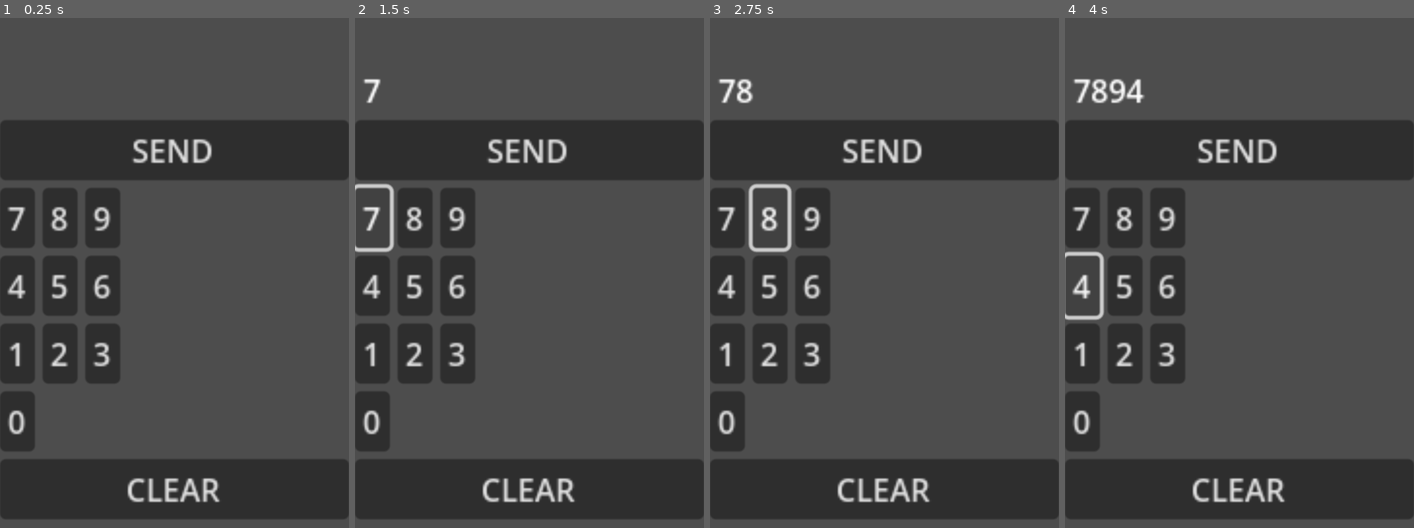
Above: before the commit, frames 1-4 (left to right).
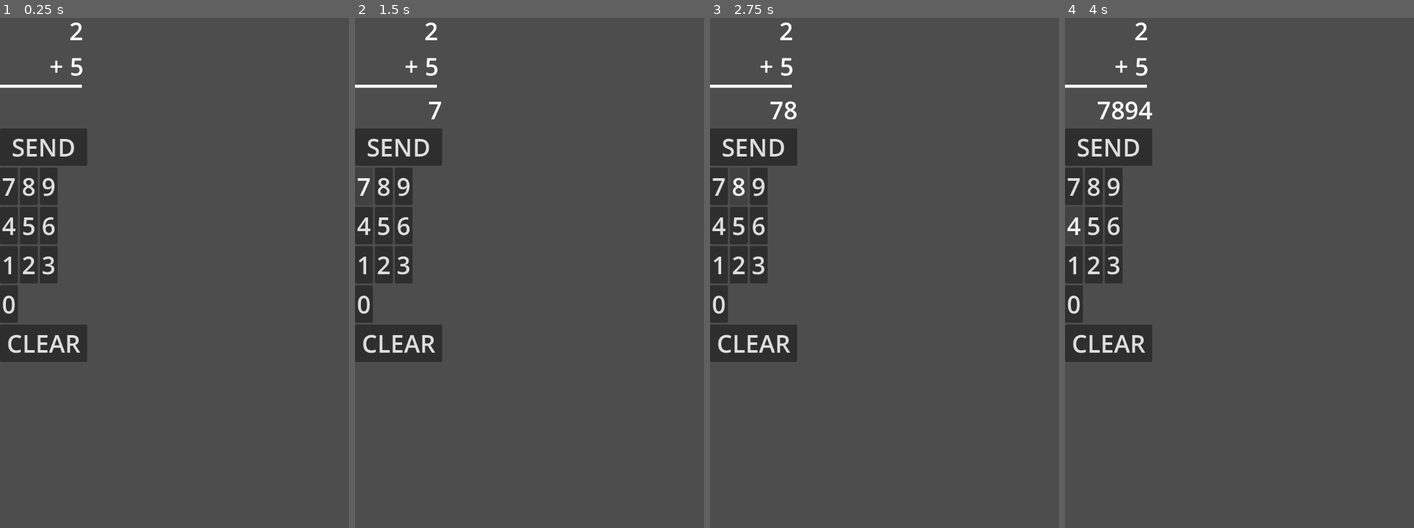
Above: after the commit, the same moments.

Repository: michaeljosephpurdy/ludumdare51
Game: Godot game, scene res://main_scene.tscn
The game is run twice, just before and just after one commit, with the same random seed, the same clock (stepped at 60 frames per second) and the same inputs. Before the commit the project starts from res://main.tscn.
Inputs:
- Up to frame 1 (0.25 s): no input
- Up to frame 2 (1.5 s): click "SEND" at 0.5 s; click "7" at 1.25 s
- Up to frame 3 (2.75 s): click "8" at 2 s
- Up to frame 4 (4 s): click "9" at 2.75 s; click "4" at 3.5 s

The runs differ from the first frame. In frame 1, 30% of the frame differs, in the area x 0-100%, y 0-99%; in frame 2, 30%; in frame 3, 30%; in frame 4, 31%.

Commit message:
Add keyboard input, add theme, rework math fact input

Diff:
--- a/input/Input.gd
+++ /dev/null
@@ -1,6 +0,0 @@
-extends Node
-
-signal fire
-
-func _input_submitted(number):
-	self.fire.emit(number)
--- a/input/input.tscn
+++ /dev/null
@@ -1,69 +0,0 @@
-[gd_scene load_steps=5 format=3 uid="uid://wr5kf0viohud"]
-
-[ext_resource type="Script" path="res://input/Input.gd" id="1_6qnq5"]
-[ext_resource type="Script" path="res://input/InputContainer.gd" id="2_2aoob"]
-[ext_resource type="Script" path="res://input/10KeyContainer.gd" id="3_btr6u"]
-[ext_resource type="Script" path="res://input/CellKeyContainer.gd" id="4_h70he"]
-
-[node name="Input" type="Node2D"]
-script = ExtResource("1_6qnq5")
-
-[node name="InputContainer" type="VBoxContainer" parent="."]
-offset_right = 180.0
-offset_bottom = 213.0
-scale = Vector2(4, 4)
-size_flags_horizontal = 3
-size_flags_vertical = 3
-script = ExtResource("2_2aoob")
-
-[node name="Submitted" type="Label" parent="InputContainer"]
-layout_mode = 2
-offset_right = 180.0
-offset_bottom = 23.0
-
-[node name="Current" type="Label" parent="InputContainer"]
-layout_mode = 2
-offset_top = 27.0
-offset_right = 180.0
-offset_bottom = 50.0
-
-[node name="Submit" type="Button" parent="InputContainer"]
-layout_mode = 2
-offset_top = 54.0
-offset_right = 180.0
-offset_bottom = 85.0
-text = "SEND"
-
-[node name="HBoxContainer" type="HBoxContainer" parent="InputContainer"]
-layout_mode = 2
-offset_top = 89.0
-offset_right = 180.0
-offset_bottom = 89.0
-theme_override_constants/separation = 5
-
-[node name="TenKeyContainer" type="GridContainer" parent="InputContainer/HBoxContainer"]
-visible = false
-layout_mode = 2
-offset_left = 61.0
-offset_right = 61.0
-offset_bottom = 40.0
-columns = 3
-script = ExtResource("3_btr6u")
-
-[node name="CalcKeyContainer" type="GridContainer" parent="InputContainer/HBoxContainer"]
-layout_mode = 2
-columns = 3
-script = ExtResource("4_h70he")
-
-[node name="Clear" type="Button" parent="InputContainer"]
-layout_mode = 2
-offset_top = 93.0
-offset_right = 180.0
-offset_bottom = 124.0
-text = "CLEAR"
-
-[connection signal="submitted_input" from="InputContainer" to="." method="_input_submitted"]
-[connection signal="pressed" from="InputContainer/Submit" to="InputContainer" method="_on_submit_pressed"]
-[connection signal="number_selected" from="InputContainer/HBoxContainer/TenKeyContainer" to="InputContainer" method="_on_key_container_number_selected"]
-[connection signal="number_selected" from="InputContainer/HBoxContainer/CalcKeyContainer" to="InputContainer" method="_on_key_container_number_selected"]
-[connection signal="pressed" from="InputContainer/Clear" to="InputContainer" method="_on_clear_pressed"]
--- a/input/numeric_button.tscn
+++ /dev/null
@@ -1,9 +0,0 @@
-[gd_scene load_steps=2 format=3]
-
-[ext_resource type="Script" path="res://input/NumericButton.gd" id="1_cyh5y"]
-
-[node name="NumericButton" type="Button"]
-offset_right = 98.0
-offset_bottom = 98.0
-scale = Vector2(8, 8)
-script = ExtResource("1_cyh5y")
--- a/main.tscn
+++ /dev/null
@@ -1,8 +0,0 @@
-[gd_scene load_steps=2 format=3 uid="uid://bxd15fudmwn1i"]
-
-[ext_resource type="PackedScene" uid="uid://wr5kf0viohud" path="res://input/input.tscn" id="1_0s0bw"]
-
-[node name="Game" type="Node2D"]
-
-[node name="Input" parent="." instance=ExtResource("1_0s0bw")]
-position = Vector2(0, 3)
--- /dev/null
+++ b/main_scene.tscn
@@ -0,0 +1,7 @@
+[gd_scene load_steps=2 format=3 uid="uid://n6sij2l5qr2s"]
+
+[ext_resource type="PackedScene" uid="uid://i2we5e05s153" path="res://scenes/math-fact/math-fact-scene.tscn" id="1_k0jyn"]
+
+[node name="MainScene" type="Node2D"]
+
+[node name="MathFactScene" parent="." instance=ExtResource("1_k0jyn")]
--- a/project.godot
+++ b/project.godot
@@ -11,7 +11,7 @@
 [application]
 
 config/name="ldcompo"
-run/main_scene="res://main.tscn"
+run/main_scene="res://main_scene.tscn"
 config/features=PackedStringArray("4.0", "Vulkan Mobile")
 config/icon="res://icon.svg"
 
@@ -21,6 +21,14 @@
 window/size/viewport_height=1080
 window/handheld/orientation=1
 
+[input]
+
+ONE={
+"deadzone": 0.5,
+"events": [Object(InputEventKey,"resource_local_to_scene":false,"resource_name":"","device":-1,"window_id":0,"alt_pressed":false,"shift_pressed":false,"ctrl_pressed":false,"meta_pressed":false,"pressed":false,"keycode":0,"physical_keycode":49,"unicode":49,"echo":false,"script":null)
+]
+}
+
 [rendering]
 
 vulkan/rendering/back_end=1
--- /dev/null
+++ b/scenes/math-fact/MathFact.gd
@@ -0,0 +1,26 @@
+extends Node2D
+
+var expected_answer: int
+var first_operand: int
+var second_operand: int
+const operator: String = '+'
+
+
+func _ready():
+	new_fact()
+
+
+func _process(delta):
+	pass
+
+
+func new_fact():
+	first_operand = randi() % 10
+	second_operand = randi() % 10
+	$VBoxContainer/TopNumber.set_text(str(first_operand))
+	$VBoxContainer/BottomNumber.set_text('+ ' + str(second_operand))
+	expected_answer = first_operand + second_operand
+
+
+func is_correct_answer(answer):
+	return expected_answer == answer
--- a/input/10KeyContainer.gd
+++ b/scenes/math-fact/input/10KeyContainer.gd
@@ -1,9 +1,9 @@
 extends GridContainer
 
-signal number_selected
+signal number_selected(number)
 
 @onready
-var button_scene = preload('res://input/numeric_button.tscn')
+var button_scene = preload('res://scenes/math-fact/input/numeric_button.tscn')
 
 func _ready():
 	for i in range(1, 10):
@@ -23,4 +23,4 @@
 
 
 func emit_to_parent(number):
-	emit_signal('number_selected', number)
+	number_selected.emit(number)
--- a/input/CellKeyContainer.gd
+++ b/scenes/math-fact/input/CellKeyContainer.gd
@@ -1,9 +1,9 @@
 extends GridContainer
 
-signal number_selected
+signal number_selected(number)
 
 @onready
-var button_scene = preload('res://input/numeric_button.tscn')
+var button_scene = preload('res://scenes/math-fact/input/numeric_button.tscn')
 
 func _ready():
 	for i in range(7, 10):
--- /dev/null
+++ b/scenes/math-fact/input/Input.gd
@@ -0,0 +1,80 @@
+extends Node
+
+signal input_submitted
+
+const SPACE_STRING = ' '
+const EMPTY_STRING = ''
+
+const VALID_KEYS = [
+	KEY_0,	KEY_1,	KEY_2,	KEY_3,
+	KEY_4,	KEY_5,	KEY_6,
+	KEY_7,	KEY_8,	KEY_9,
+	KEY_ENTER,
+	KEY_BACKSPACE,
+]
+
+const KEY_VALUE_MAP = {
+	KEY_0: 0,
+	KEY_1: 1,
+	KEY_2: 2,
+	KEY_3: 3,
+	KEY_4: 4,
+	KEY_5: 5,
+	KEY_6: 6,
+	KEY_7: 7,
+	KEY_8: 8,
+	KEY_9: 9,
+	KEY_ENTER: 'SUBMIT',
+	KEY_BACKSPACE: 'CLEAR',
+}
+
+var inputString: String
+
+
+func _ready():
+	$InputContainer/Current.set_text(EMPTY_STRING)
+
+
+func _process(delta):
+	$InputContainer/Current.set_text(inputString)
+
+
+
+func _input(ev):
+	if not ev is InputEventKey or not KEY_VALUE_MAP.has(ev.keycode):
+		return
+	if ev.echo or not ev.pressed:
+		return
+	print(ev)
+	if ev.keycode == KEY_ENTER:
+		return _on_submit_pressed()
+	if ev.keycode == KEY_BACKSPACE:
+		print('clear')
+		return _on_clear_pressed()
+	var number = KEY_VALUE_MAP.get(ev.keycode)
+	_on_number_selected(number)
+	print('pressed ' + str(number))
+
+
+func _input_submitted(number):
+	print('submitted')
+	self.input_submitted.emit(number)
+
+
+func _on_submit_pressed():
+	$InputContainer/Submit.release_focus()
+	if (inputString == SPACE_STRING or inputString == EMPTY_STRING):
+		return
+	var input = inputString.to_int()
+	self.input_submitted.emit(input)
+	_on_clear_pressed()
+
+
+func _on_number_selected(number):
+	inputString += str(number)
+
+
+func _on_clear_pressed():
+	$InputContainer/Clear.release_focus()
+	inputString = SPACE_STRING
+	print('cleared ' + inputString)
--- a/input/NumericButton.gd
+++ b/scenes/math-fact/input/NumericButton.gd
@@ -5,3 +5,7 @@
 
 func _ready():
 	self.text = str(number)
+	pressed.connect(_button_pressed)
+
+func _button_pressed():
+	release_focus()
--- /dev/null
+++ b/scenes/math-fact/input/input.tscn
@@ -0,0 +1,68 @@
+[gd_scene load_steps=5 format=3 uid="uid://26u5sn70rvy5"]
+
+[ext_resource type="Script" path="res://scenes/math-fact/input/Input.gd" id="1_yjo6d"]
+[ext_resource type="Theme" uid="uid://bkd5mi3gx2dp0" path="res://theme.tres" id="2_wnvt5"]
+[ext_resource type="Script" path="res://scenes/math-fact/input/10KeyContainer.gd" id="3_lox0b"]
+[ext_resource type="Script" path="res://scenes/math-fact/input/CellKeyContainer.gd" id="4_wbl8b"]
+
+[node name="MathFactInput" type="Node2D"]
+script = ExtResource("1_yjo6d")
+
+[node name="InputContainer" type="VBoxContainer" parent="."]
+offset_right = 180.0
+offset_bottom = 213.0
+size_flags_horizontal = 3
+size_flags_vertical = 3
+theme = ExtResource("2_wnvt5")
+
+[node name="Submitted" type="Label" parent="InputContainer"]
+visible = false
+offset_right = 180.0
+offset_bottom = 23.0
+theme = ExtResource("2_wnvt5")
+
+[node name="Current" type="Label" parent="InputContainer"]
+offset_right = 180.0
+offset_bottom = 69.0
+theme = ExtResource("2_wnvt5")
+horizontal_alignment = 2
+
+[node name="Submit" type="Button" parent="InputContainer"]
+offset_top = 73.0
+offset_right = 180.0
+offset_bottom = 150.0
+theme = ExtResource("2_wnvt5")
+text = "SEND"
+
+[node name="HBoxContainer" type="HBoxContainer" parent="InputContainer"]
+offset_top = 154.0
+offset_right = 180.0
+offset_bottom = 154.0
+theme = ExtResource("2_wnvt5")
+theme_override_constants/separation = 5
+
+[node name="TenKeyContainer" type="GridContainer" parent="InputContainer/HBoxContainer"]
+visible = false
+offset_top = -4.0
+offset_right = 180.0
+offset_bottom = -4.0
+theme = ExtResource("2_wnvt5")
+columns = 3
+script = ExtResource("3_lox0b")
+
+[node name="CalcKeyContainer" type="GridContainer" parent="InputContainer/HBoxContainer"]
+theme = ExtResource("2_wnvt5")
+columns = 3
+script = ExtResource("4_wbl8b")
+
+[node name="Clear" type="Button" parent="InputContainer"]
+offset_top = 158.0
+offset_right = 180.0
+offset_bottom = 235.0
+theme = ExtResource("2_wnvt5")
+text = "CLEAR"
+
+[connection signal="pressed" from="InputContainer/Submit" to="." method="_on_submit_pressed"]
+[connection signal="number_selected" from="InputContainer/HBoxContainer/TenKeyContainer" to="." method="_on_number_selected"]
+[connection signal="number_selected" from="InputContainer/HBoxContainer/CalcKeyContainer" to="." method="_on_number_selected"]
+[connection signal="pressed" from="InputContainer/Clear" to="." method="_on_clear_pressed"]
--- /dev/null
+++ b/scenes/math-fact/input/numeric_button.tscn
@@ -0,0 +1,10 @@
+[gd_scene load_steps=3 format=3 uid="uid://dxyivlseat2j8"]
+
+[ext_resource type="Script" path="res://scenes/math-fact/input/NumericButton.gd" id="1_1yqm0"]
+[ext_resource type="Theme" uid="uid://bkd5mi3gx2dp0" path="res://theme.tres" id="1_ph6p1"]
+
+[node name="NumericButton" type="Button"]
+offset_right = 98.0
+offset_bottom = 98.0
+theme = ExtResource("1_ph6p1")
+script = ExtResource("1_1yqm0")
--- /dev/null
+++ b/scenes/math-fact/math-fact-scene.gd
@@ -0,0 +1,20 @@
+extends Node2D
+
+signal solved_problem
+signal failed_problem
+
+
+func _ready():
+	pass # Replace with function body.
+
+
+func _process(delta):
+	pass
+
+
+func _on_input_input_submitted(answer):
+	if not $MathFact.is_correct_answer(answer):
+		failed_problem.emit()
+		return
+	$MathFact.new_fact()
+	solved_problem.emit()
--- /dev/null
+++ b/scenes/math-fact/math-fact-scene.tscn
@@ -0,0 +1,15 @@
+[gd_scene load_steps=4 format=3 uid="uid://qnkfoolydd1d"]
+
+[ext_resource type="Script" path="res://scenes/math-fact/math-fact-scene.gd" id="1_bxbhc"]
+[ext_resource type="PackedScene" path="res://scenes/math-fact/problem.tscn" id="1_k0iyq"]
+[ext_resource type="PackedScene" uid="uid://26u5sn70rvy5" path="res://scenes/math-fact/input/input.tscn" id="2_sxuls"]
+
+[node name="MathFactScene" type="Node2D"]
+script = ExtResource("1_bxbhc")
+
+[node name="MathFact" parent="." instance=ExtResource("1_k0iyq")]
+
+[node name="Input" parent="." instance=ExtResource("2_sxuls")]
+position = Vector2(0, 163)
+
+[connection signal="input_submitted" from="Input" to="." method="_on_input_input_submitted"]
--- /dev/null
+++ b/scenes/math-fact/problem.tscn
@@ -0,0 +1,33 @@
+[gd_scene load_steps=3 format=3]
+
+[ext_resource type="Script" path="res://scenes/math-fact/MathFact.gd" id="1_kwoh7"]
+[ext_resource type="Theme" uid="uid://bkd5mi3gx2dp0" path="res://theme.tres" id="2_nyy1t"]
+
+[node name="MathFactProblem" type="Node2D"]
+script = ExtResource("1_kwoh7")
+
+[node name="VBoxContainer" type="VBoxContainer" parent="."]
+offset_right = 172.0
+offset_bottom = 151.0
+
+[node name="TopNumber" type="Label" parent="VBoxContainer"]
+layout_mode = 2
+offset_right = 172.0
+offset_bottom = 72.0
+theme = ExtResource("2_nyy1t")
+text = "4"
+horizontal_alignment = 2
+
+[node name="BottomNumber" type="Label" parent="VBoxContainer"]
+layout_mode = 2
+offset_top = 76.0
+offset_right = 172.0
+offset_bottom = 148.0
+theme = ExtResource("2_nyy1t")
+text = "+ 6"
+horizontal_alignment = 2
+
+[node name="ColorRect" type="ColorRect" parent="."]
+offset_top = 146.0
+offset_right = 169.0
+offset_bottom = 152.0
--- /dev/null
+++ b/theme.tres
@@ -0,0 +1,4 @@
+[gd_resource type="Theme" format=3 uid="uid://bkd5mi3gx2dp0"]
+
+[resource]
+default_font_size = 50
Empty file added: scenes/math-fact/input/HBoxContainer.gd
Renamed: input/InputContainer.gd -> scenes/math-fact/input/InputContainer.gd
